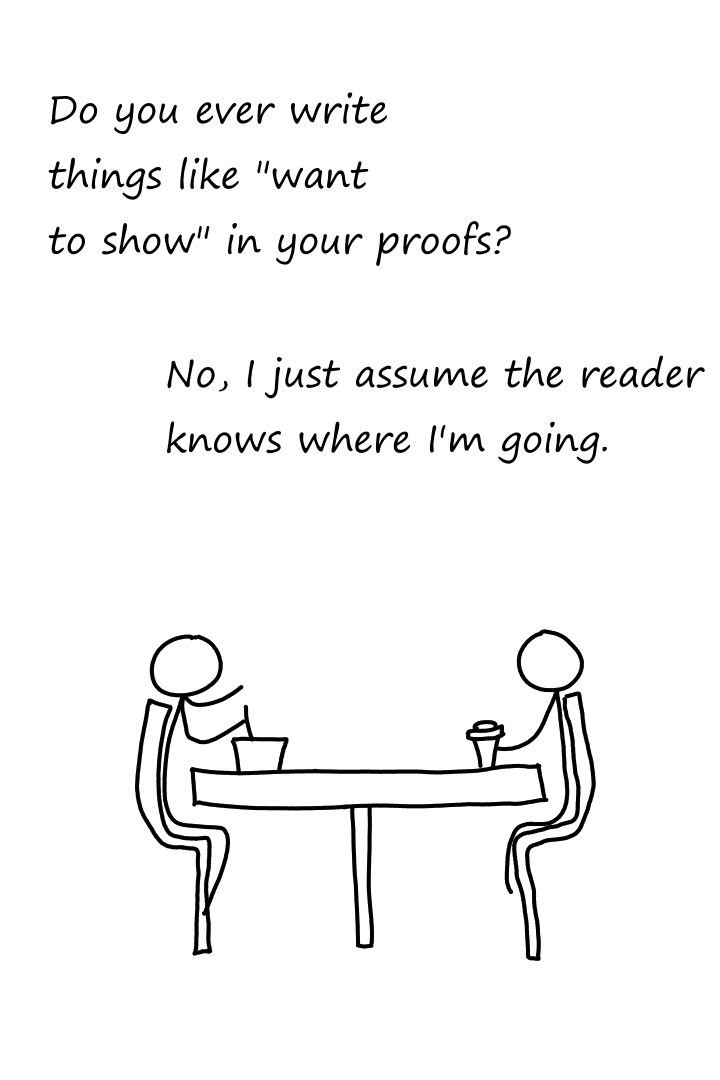
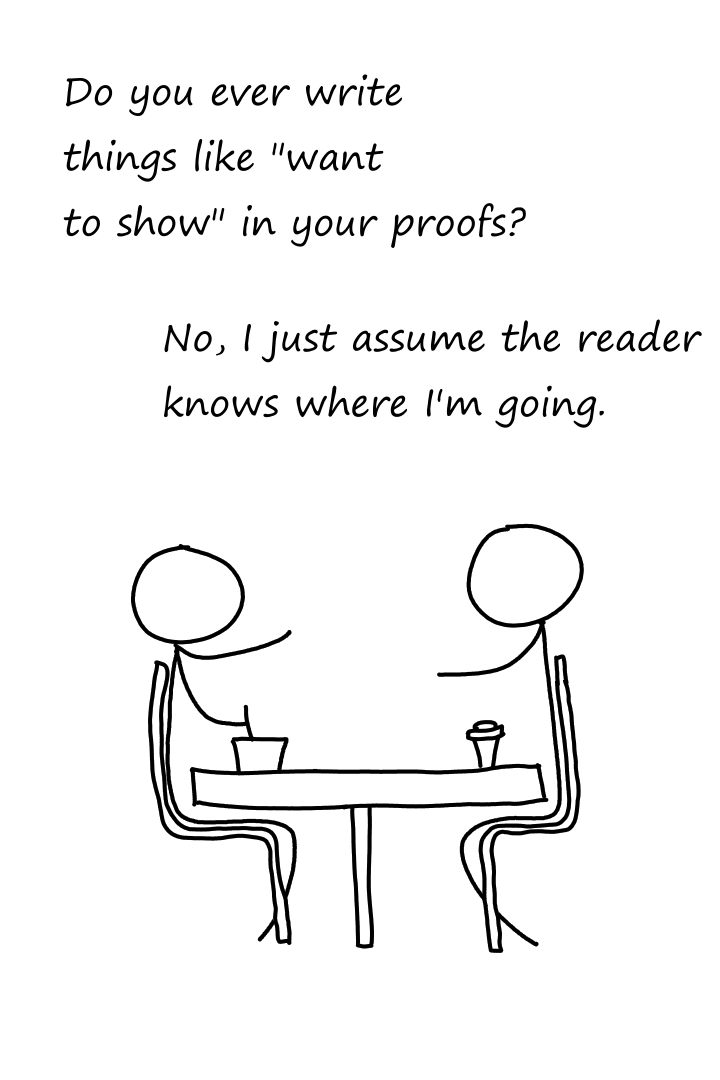
Before/after of a 720px x 1080px layered artwork. What changed in the layer stack:
painted on "Person 2" over [338, 74, 658, 961]
added layer "Right Chair" above "Person 1" over [448, 640, 596, 960]
painted on "Person 1" over [48, 77, 321, 956]
added layer "Left Chair" above "Table" over [135, 640, 297, 956]
